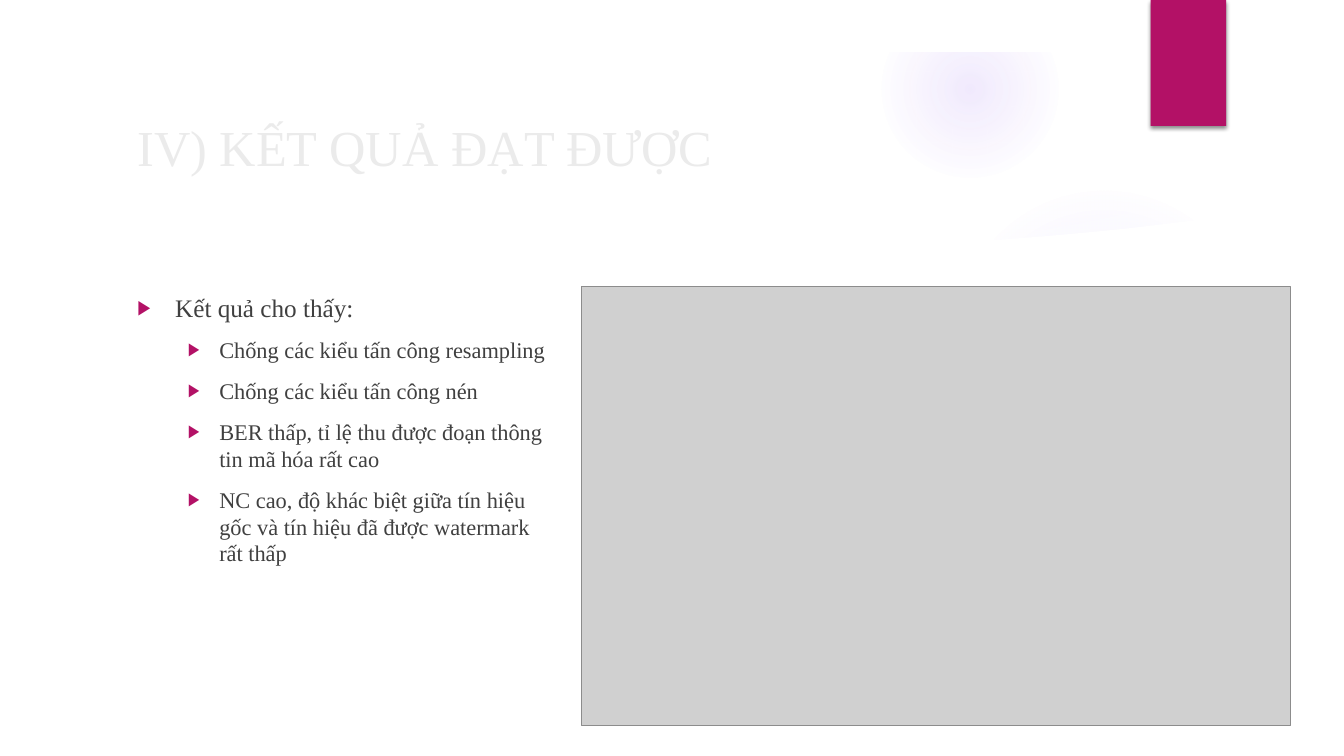
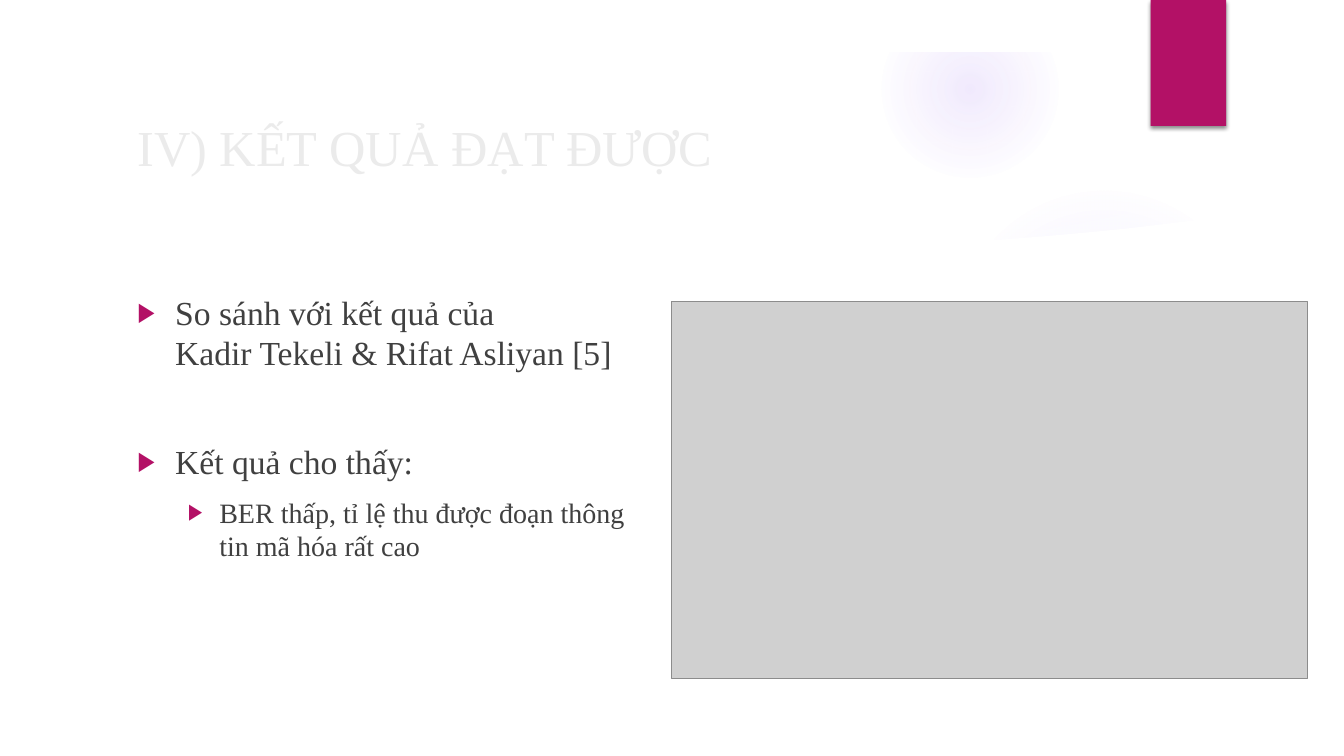
Before and after one commit to TruongThanhNam97/angular-audio, a slide deck: slide 27 of document/BC-LVTN.pptx (slide 26 before the commit). Drawn at 1344x756 pixels with LibreOffice and Linux fonts; fonts in the diff are those of the drawing; grey boxes stand for pictures; background and template pictures are left out. Boxes give left, top, right and bottom in pixels: in the first picture for what was removed or moved away, otherwise in the second. Text is boxed around its words. In the diff, an @@ line names an element or a change of style, - is before the commit and + after.

Commit message:
+Update công thức

```diff
--- a/document/BC-LVTN.pptx
+++ b/document/BC-LVTN.pptx
@@ text at [175, 301, 611, 372]: paragraph added @@
+▶ So sánh với kết quả của
+  Kadir Tekeli & Rifat Asliyan [5]
@@ picture: place and size @@
-picture at [582, 287, 1292, 726]
+picture at [673, 301, 1309, 679]
@@ text at [219, 341, 545, 404]: paragraphs removed @@
-  ▶ Chống các kiểu tấn công resampling
-  ▶ Chống các kiểu tấn công nén
@@ text at [175, 449, 625, 557]: size 18 to 24 pt in "Kết quả cho thấy:"; size 16 to 20 pt in "BER thấp, tỉ lệ thu được đoạn ..." @@
@@ text at [219, 492, 529, 566]: paragraph removed @@
-  ▶ NC cao, độ khác biệt giữa tín hiệu gốc và tín hiệu đã được watermark rất thấp
```
Also in this commit, not shown: 15 other slides changed, 3 slides added, 3 other files.
